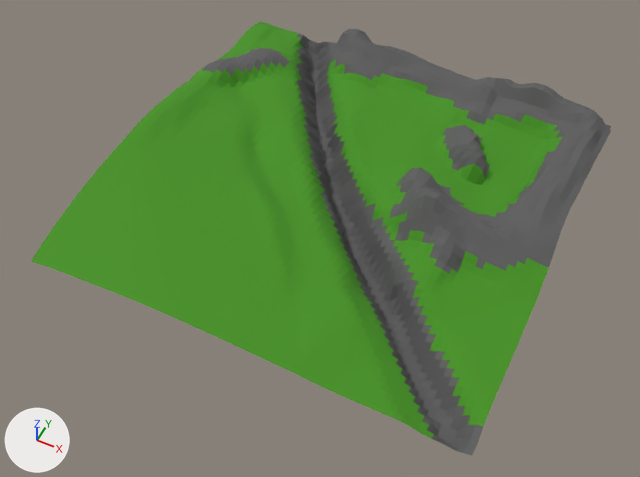
Two versions of the FBX model Assets/Models/Terrain.fbx, one commit apart.
Rendered twice from a 50 mm lens placed at (70.6, -155.1, 170.9), pointed at (-0.9, -12.1, -7.9). Arrows for +X, +Y and +Z are at lower left; the lights stay in place. Where no turn or scale is listed for an object, it has been applied to the vertices.
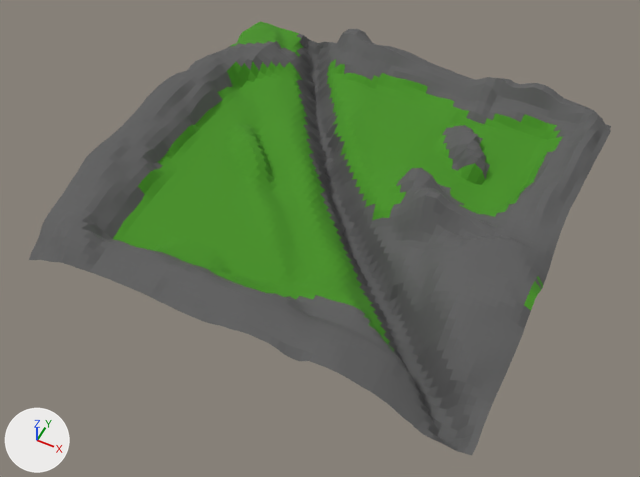
The change, as a list of edits to the scene's bpy script:
```text
Change me_plane_004:
    used by ob_plane; location = (0.0, 0.0, 0.0)
    remove me_plane_004.from_pydata(...)  # 4225 vertices, 4096 faces; spans x -59.0..59.1, y -58.8..61.0, z -10.5..13.5
    add me_plane_004.from_pydata(...)  # 4225 vertices, 4096 faces; spans x -59.5..59.1, y -60.1..61.0, z -10.5..14.3
    me_plane_004 part 1: 1538 of 4225 vertices moved; they spanned x -59.0..58.4, y -58.8..56.6, z -7.5..8.7 and now span x -59.5..59.0, y -60.1..56.6, z -7.4..14.3; mean shift (0.2, 0.0, 4.3); largest move (49.2, -23.7, 0.0) -> (49.9, -24.3, 11.5)
    me_plane_004 part 2: edges marked sharp go from 6798 to 7480
    me_plane_004 part 3: 1016 of the faces centred in x -58.1..57.5, y -57.9..47.0, z -2.5..8.6 switch from mat_grass (green #44911a) to mat_mountain (dark grey #5e5e5e)
```

Location of each change, (x1, y1, x2, y2) in pixels of the pictures (640 x 477 px; the box of a moved part takes in the faces that stretch with it):
'Plane', reshaped, shading changed, recoloured (green to grey)
    before: (31, 22, 611, 455)
    after: (29, 22, 611, 455)
part 1 of me_plane_004, moved or reshaped
    before: (31, 24, 556, 443)
    after: (29, 24, 556, 443)
part 2 of me_plane_004, shading changed
    both: (120, 22, 611, 455)
part 3 of me_plane_004, recoloured (green to grey)
    both: (281, 50, 425, 265)
